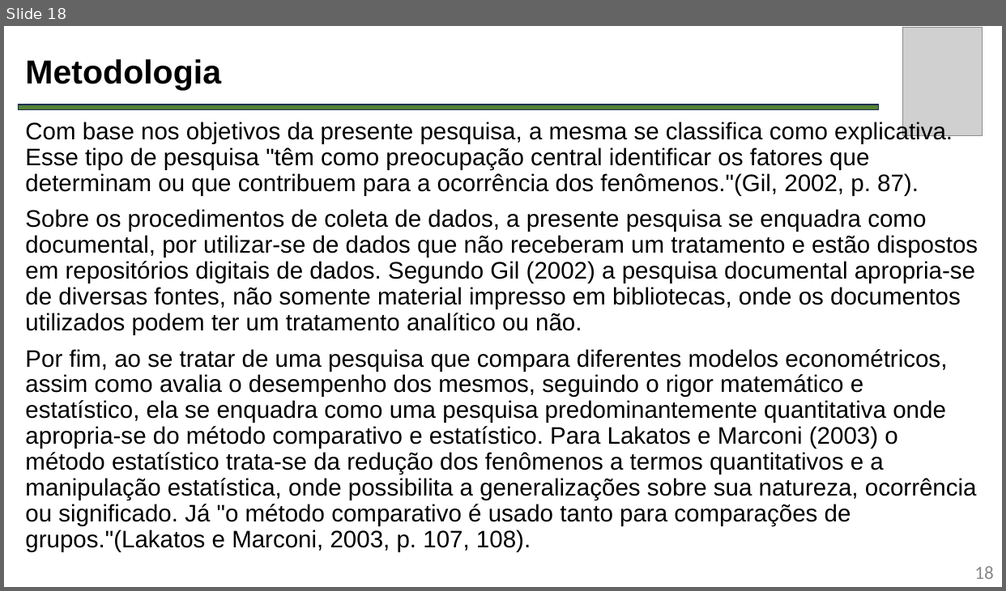
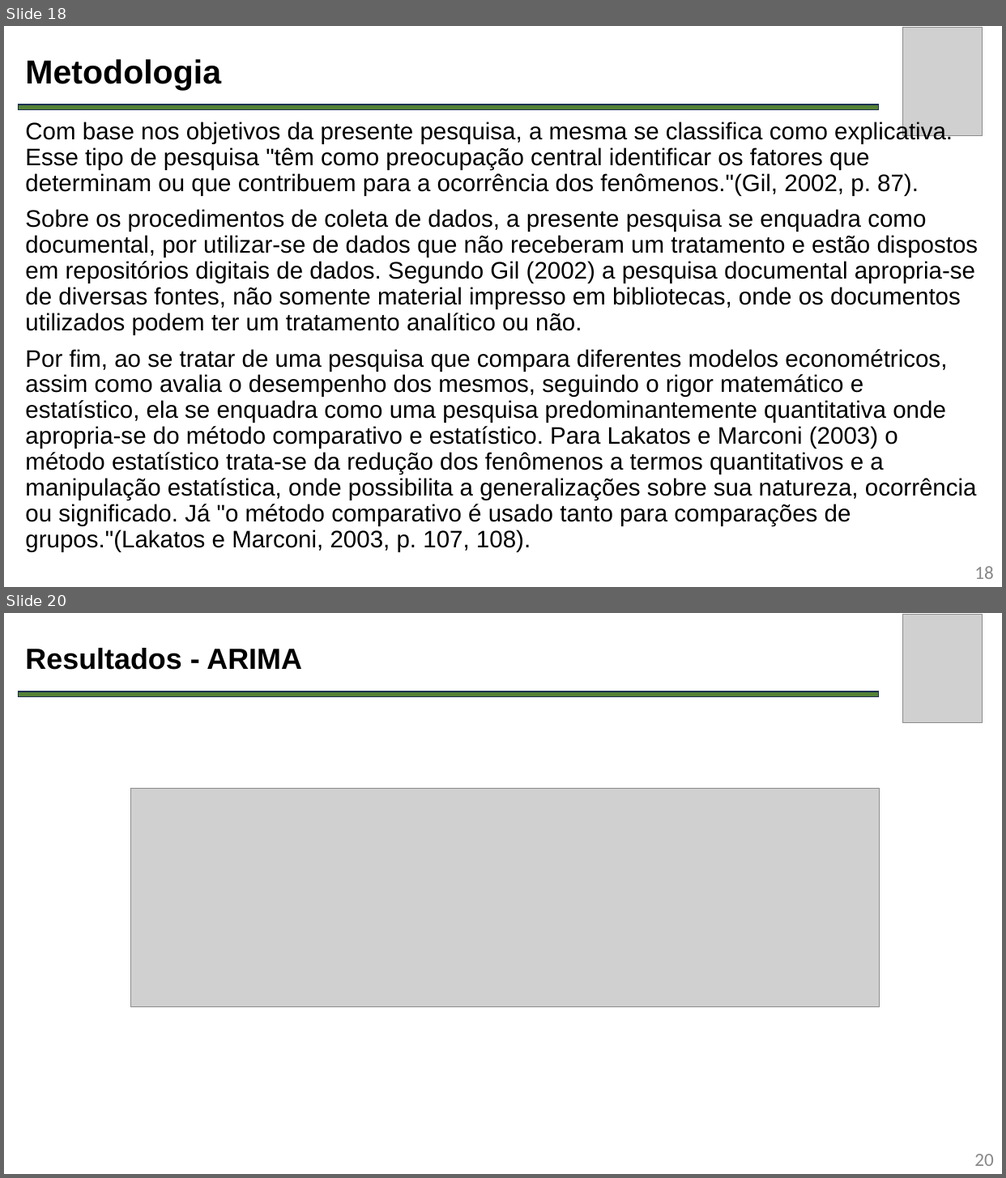
Before and after one commit to leonilso/TCC-UFFS-IA-PIB, a slide deck: Apresentação.pptx. Shown one above the other, each under a label of ours: slide 18 before the commit, slides 18 and 20 after it; the slides between them are not shown. The pictures are 1006x591 and 1006x1178 pixels, drawn with LibreOffice and Linux fonts; fonts in the diff are those of the drawing; grey boxes stand for pictures. Boxes give left, top, right and bottom in pixels: in the first picture for what was removed or moved away, otherwise in the second. Text is boxed around its words. In the diff, an @@ line names an element or a change of style, - is before the commit and + after.

```diff
--- a/Apresentação.pptx
+++ b/Apresentação.pptx
@@ slide 20 added at <box>4,613,1002,1174</box>, background #FFFFFF @@
@@ picture added at <box>903,615,983,723</box> @@
@@ title added at <box>25,648,302,670</box>, 28 pt, text #000000, bold @@
+Resultados - ARIMA
@@ rectangle added at <box>19,692,879,697</box>, fill #548135, outline #1C3052 1 pt @@
@@ picture added at <box>130,788,879,1007</box> @@
@@ page number added at <box>974,1154,993,1166</box>, 18 pt, text #888888 @@
+20
```
Also in this commit, not shown: 1 slide changed, 22 other slides added, 2 other files.
